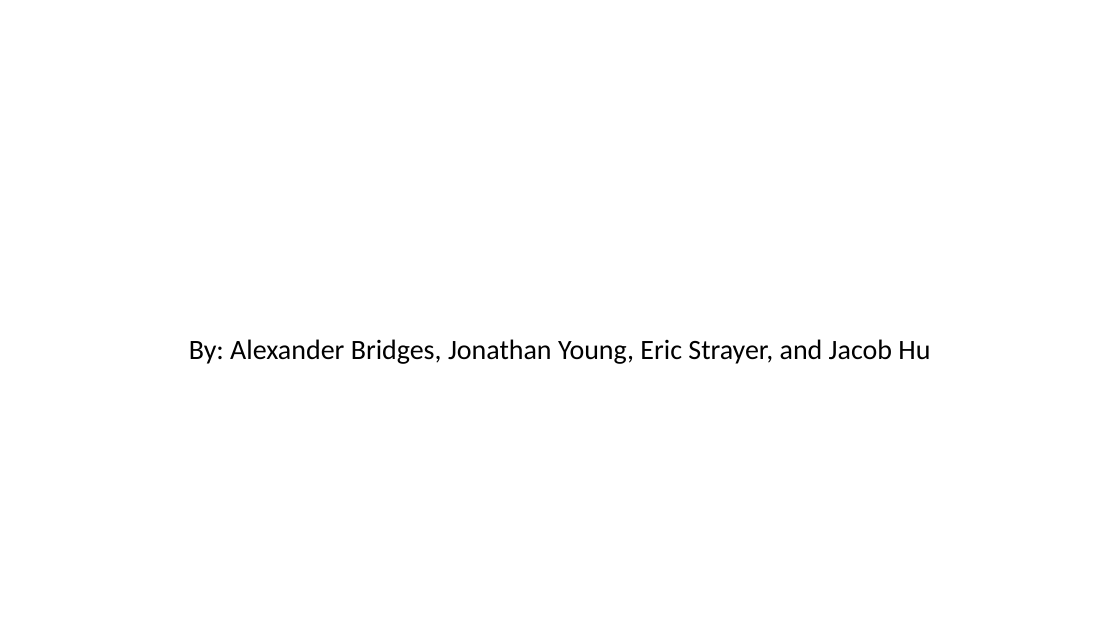
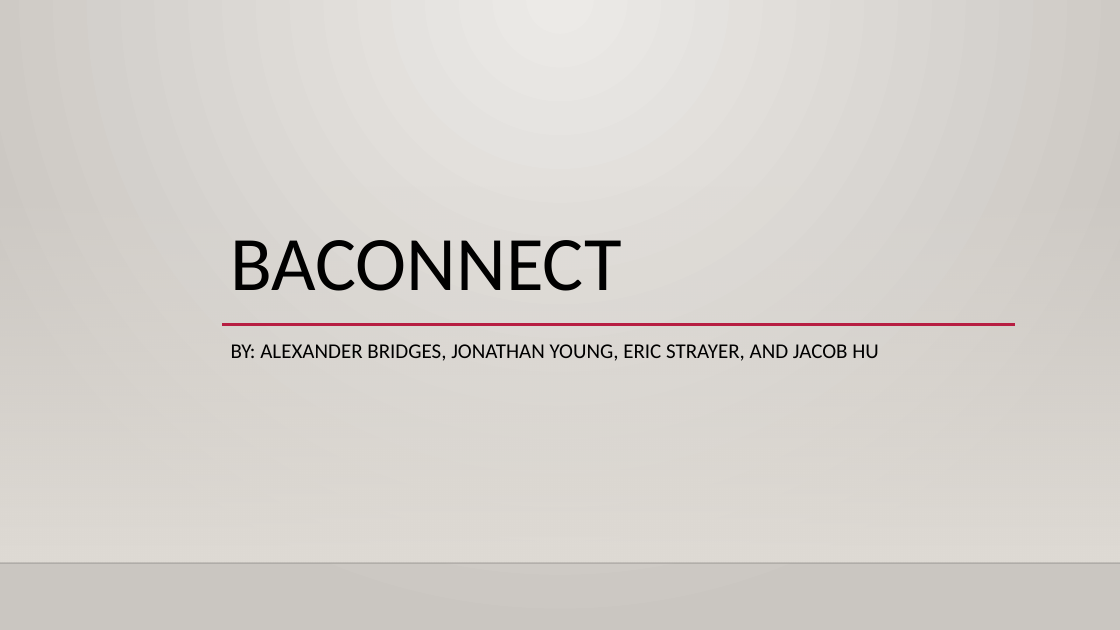
Before and after one commit to acb5649/BAConnect, a slide deck: slide 1 of Course Project Presentation 1.pptx. Drawn at 1120x630 pixels with LibreOffice and Linux fonts; fonts in the diff are those of the drawing; background and template pictures are left out. Boxes give left, top, right and bottom in pixels: in the first picture for what was removed or moved away, otherwise in the second. Text is boxed around its words. In the diff, an @@ line names an element or a change of style, - is before the commit and + after.

```diff
--- a/Course Project Presentation 1.pptx
+++ b/Course Project Presentation 1.pptx
@@ background #FFFFFF to gradient #ECEAE7 to #CAC7C1 @@
@@ rectangle added at bbox=[0, 186, 1120, 563], fill gradient #DFDBD5 @@
@@ title added at bbox=[231, 240, 622, 291], 66 pt, text #000000 @@
+BACONNECT
@@ line added from (222, 324) to (1016, 324), #B71E42 2.5 pt @@
@@ subtitle at bbox=[231, 344, 879, 361]: text changed; size 24 to 18 pt @@
-By: Alexander Bridges, Jonathan Young, Eric Strayer, and Jacob Hu
+BY: ALEXANDER BRIDGES, JONATHAN YOUNG, ERIC STRAYER, AND JACOB HU
@@ line added from (0, 563) to (1120, 563), #000001 1 pt @@
```
Also in this commit, not shown: 4 other slides changed, 2 slides added, 1 other file.
